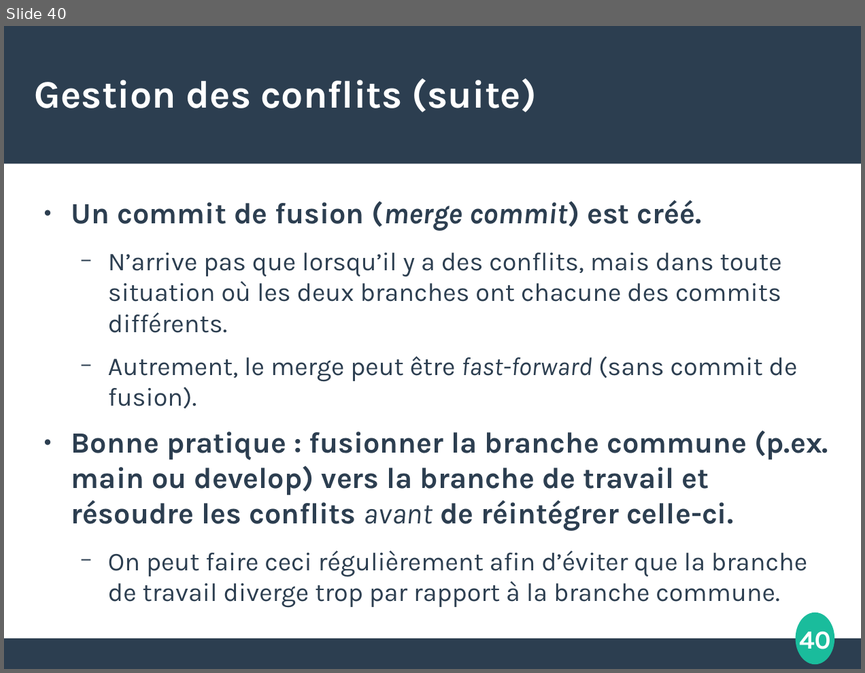
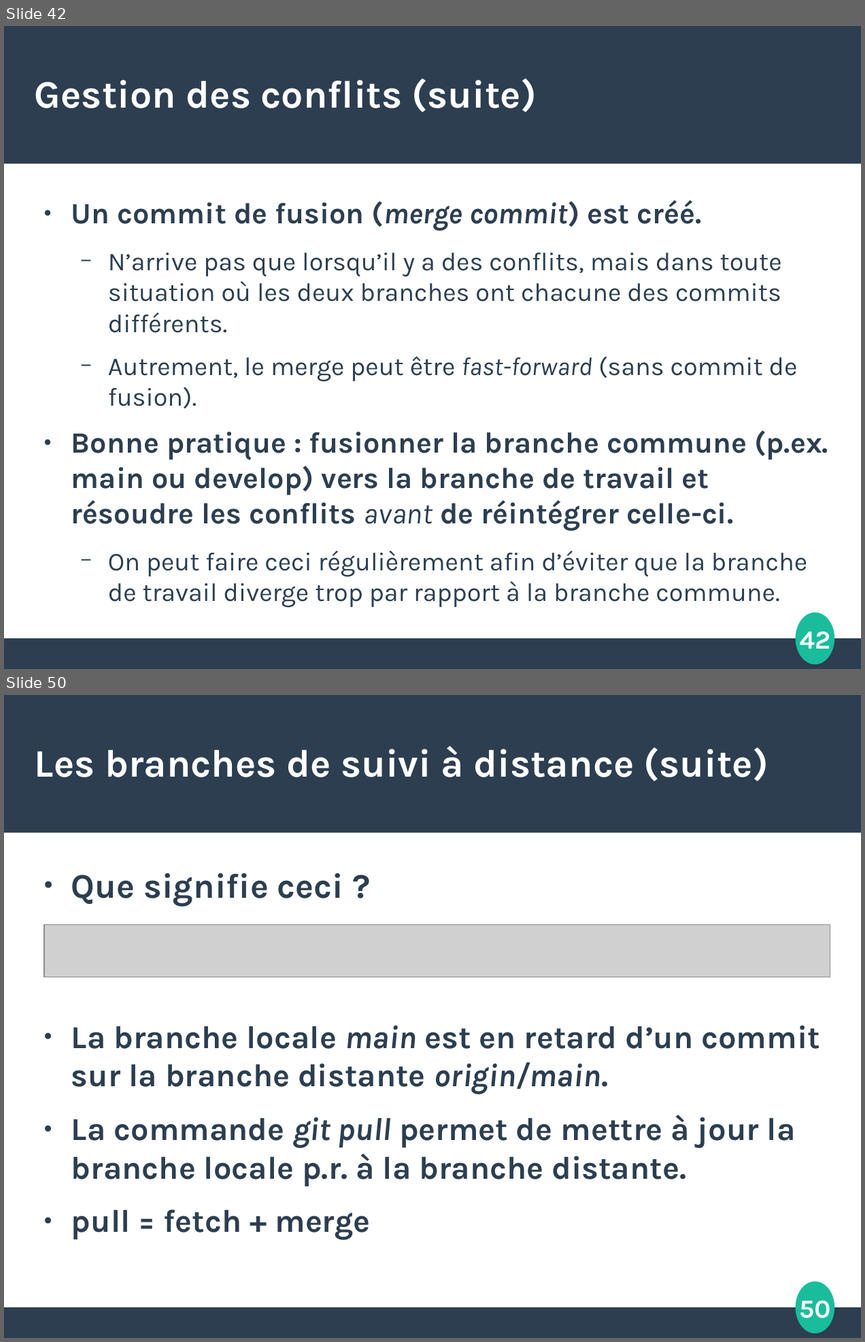
Before and after one commit to etdube/formation_git, a slide deck: Présentation git.odp. Shown one above the other, each under a label of ours: slide 40 before the commit, slides 42 and 50 after it; the slides between them are not shown. The pictures are 865x673 and 865x1342 pixels, drawn with LibreOffice and Linux fonts; fonts in the diff are those of the drawing; grey boxes stand for pictures. Boxes give left, top, right and bottom in pixels: in the first picture for what was removed or moved away, otherwise in the second. Text is boxed around its words. In the diff, an @@ line names an element or a change of style, - is before the commit and + after.

Commit message:
Section branches distantes

```diff
--- a/Présentation git.odp
+++ b/Présentation git.odp
@@ slide 50 added at [4, 695, 861, 1338], background #FFFFFF; not listed: 4 template elements that a slide beside it also shows @@
@@ title added at [35, 746, 768, 781], 36 pt, text #FFFFFF, bold @@
+Les branches de suivi à distance (suite)
@@ text added at [71, 873, 343, 906], 32 pt, text #2C3E50, bold @@
+● Que signifie ceci ?
@@ picture added at [44, 924, 830, 977] @@
@@ text added at [71, 1025, 820, 1239], 29.6 pt, text #2C3E50, bold @@
+● La branche locale main est en retard d’un commit sur la branche distante origin/main.
+● La commande git pull permet de mettre à jour la branche locale p.r. à la branche distante.
+● pull = fetch + merge
@@ what was slide 40 is now slide 42 @@
@@ page number at [800, 631, 831, 655]: text changed @@
-40
+42
```
Also in this commit, not shown: 1 slide changed, 21 other slides added.
